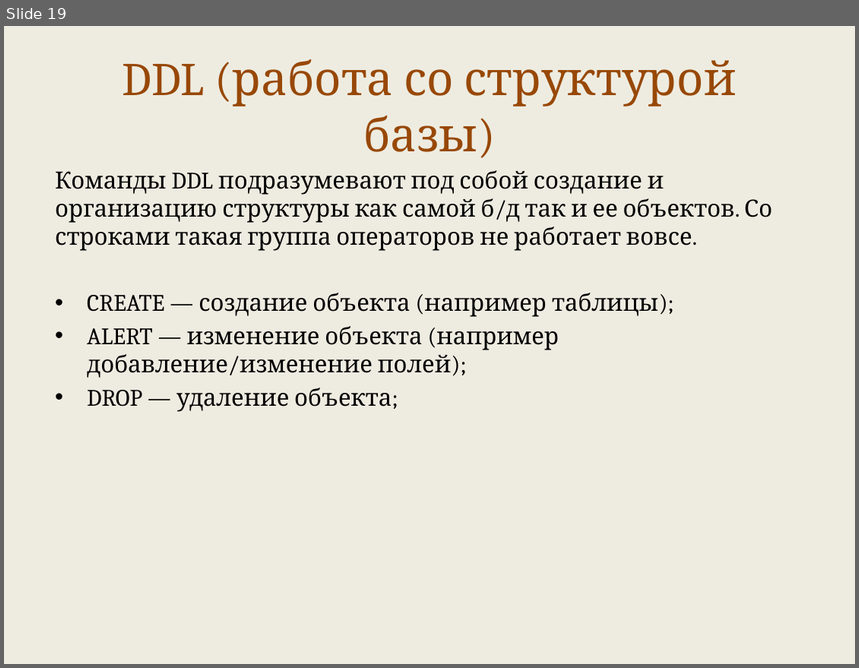
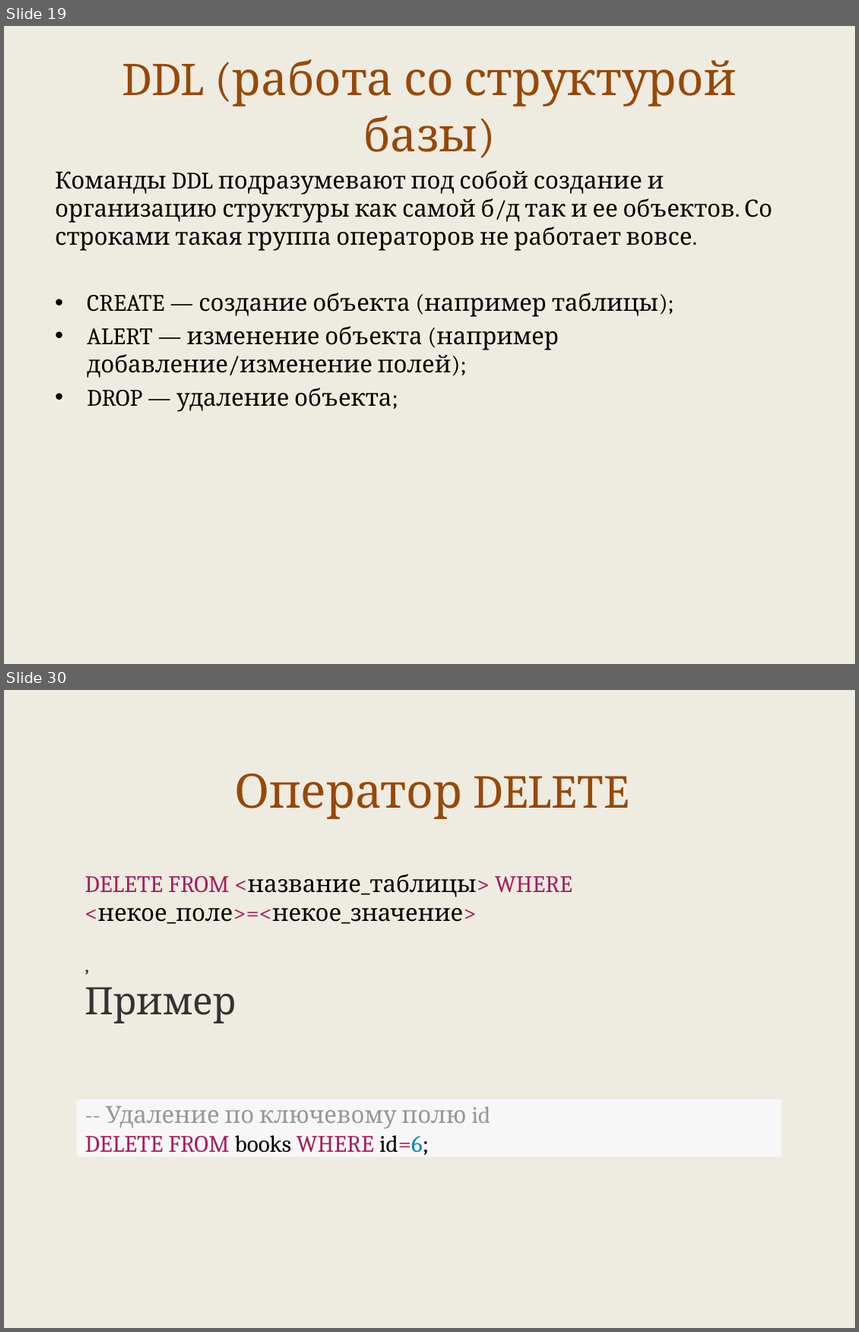
Before and after one commit to maxchv/LearnPython, a slide deck: week12/sql.pptx. Shown one above the other, each under a label of ours: slide 19 before the commit, slides 19 and 30 after it; the slides between them are not shown. The pictures are 859x668 and 859x1332 pixels, drawn with LibreOffice and Linux fonts; fonts in the diff are those of the drawing. Boxes give left, top, right and bottom in pixels: in the first picture for what was removed or moved away, otherwise in the second. Text is boxed around its words. In the diff, an @@ line names an element or a change of style, - is before the commit and + after.

```diff
--- a/week12/sql.pptx
+++ b/week12/sql.pptx
@@ slide 30 added at [4, 690, 855, 1328], background #EEECE1 @@
@@ text added at [234, 774, 629, 819], 40 pt, text #984807 @@
+Оператор DELETE
@@ text added at [85, 874, 572, 1024], 20 pt, text #000000 @@
+DELETE FROM <название_таблицы> WHERE <некое_поле>=<некое_значение>
+,
+Пример
@@ rectangle added at [76, 1100, 781, 1157], fill #F7F7F7, 20 pt, text #969896 @@
+-- Удаление по ключевому полю id
+DELETE FROM books WHERE id=6;
```
Also in this commit, not shown: 1 slide changed, 16 other slides added, 1 slide removed, 8 other files.
